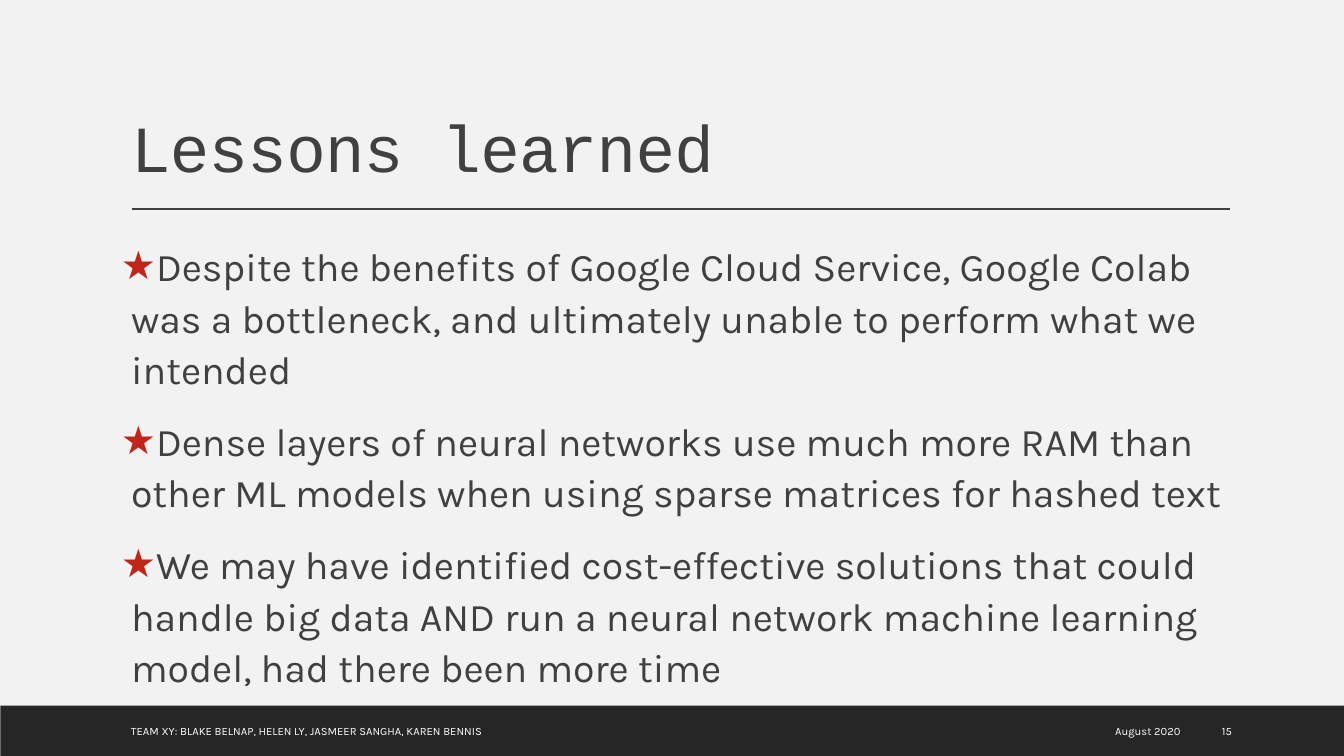
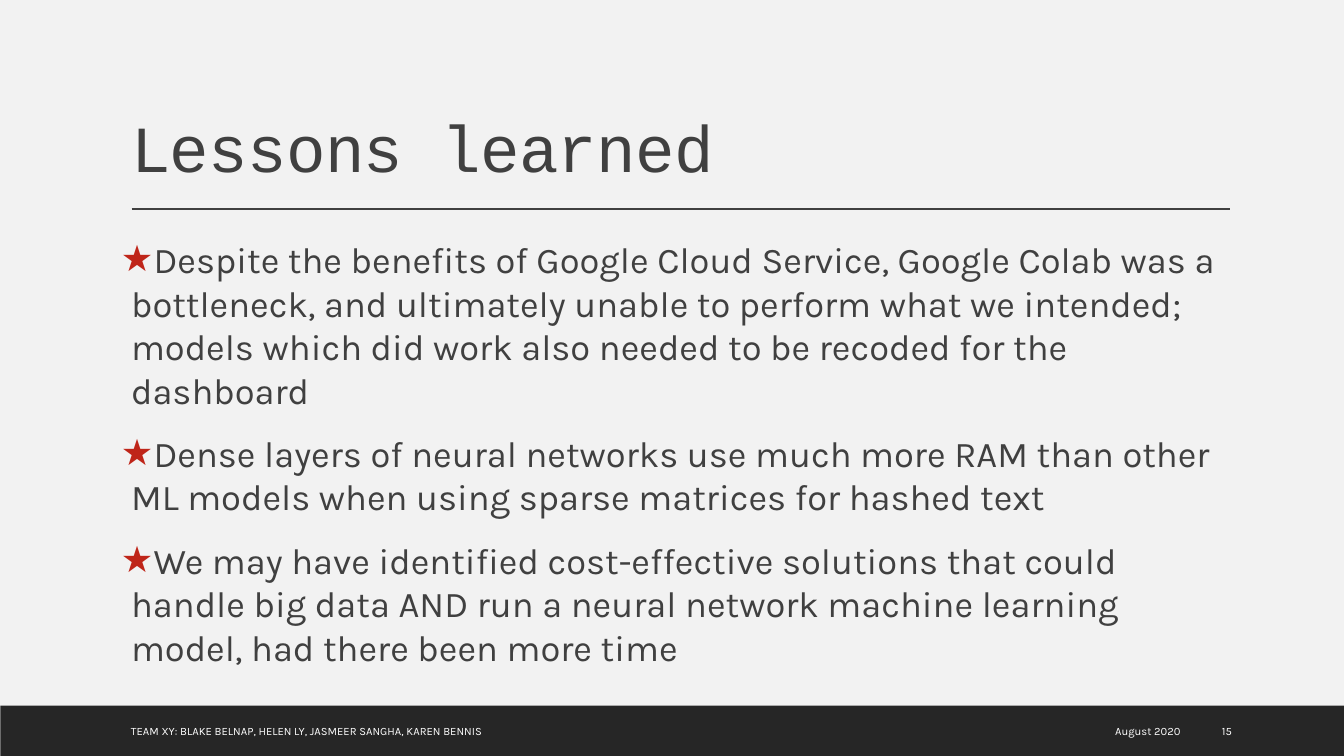
Before and after one commit to karenbennis/Xy, a slide deck: slide 15 of Team Xy Presentation.pptx. Drawn at 1344x756 pixels with LibreOffice and Linux fonts; fonts in the diff are those of the drawing; background and template pictures are left out. Boxes give left, top, right and bottom in pixels: in the first picture for what was removed or moved away, otherwise in the second. Text is boxed around its words. In the diff, an @@ line names an element or a change of style, - is before the commit and + after.

```diff
--- a/Team Xy Presentation.pptx
+++ b/Team Xy Presentation.pptx
@@ text at (x1=131, y1=248, x2=1215, y2=405): text changed; size 28 to 25.9 pt @@
-★ Despite the benefits of Google Cloud Service, Google Colab was a bottleneck, and ultimately unable to perform what we intended
+★ Despite the benefits of Google Cloud Service, Google Colab was a bottleneck, and ultimately unable to perform what we intended; models which did work also needed to be recoded for the dashboard
@@ text at (x1=131, y1=442, x2=1210, y2=665): size 28 to 25.9 pt in "Dense layers of neural networks use much ...", "We may have identified cost-effective solutions that ..."; line spacing 1.1 to 1 @@
```
Also in this commit, not shown: 1 other slide changed.
